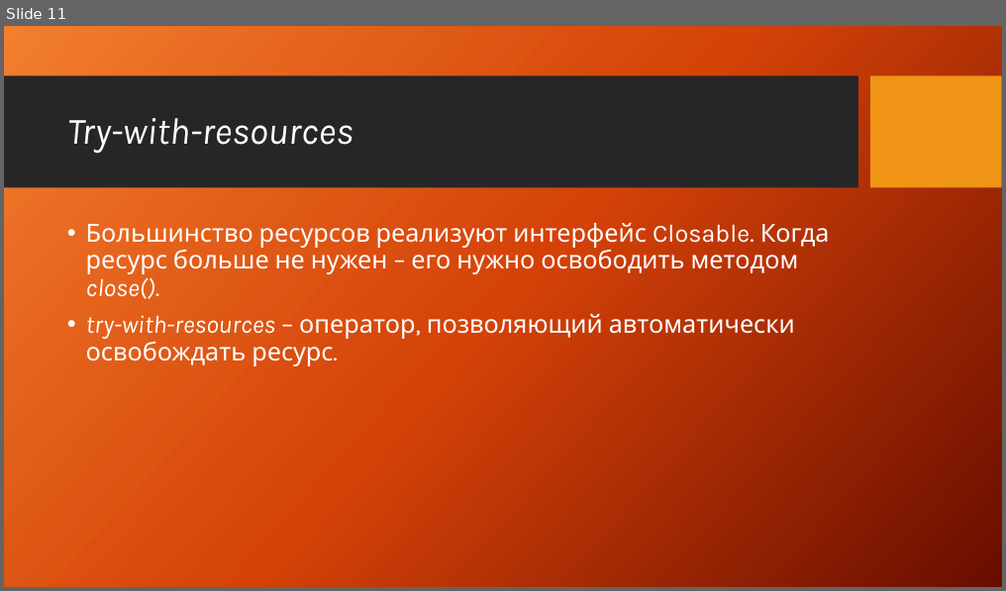
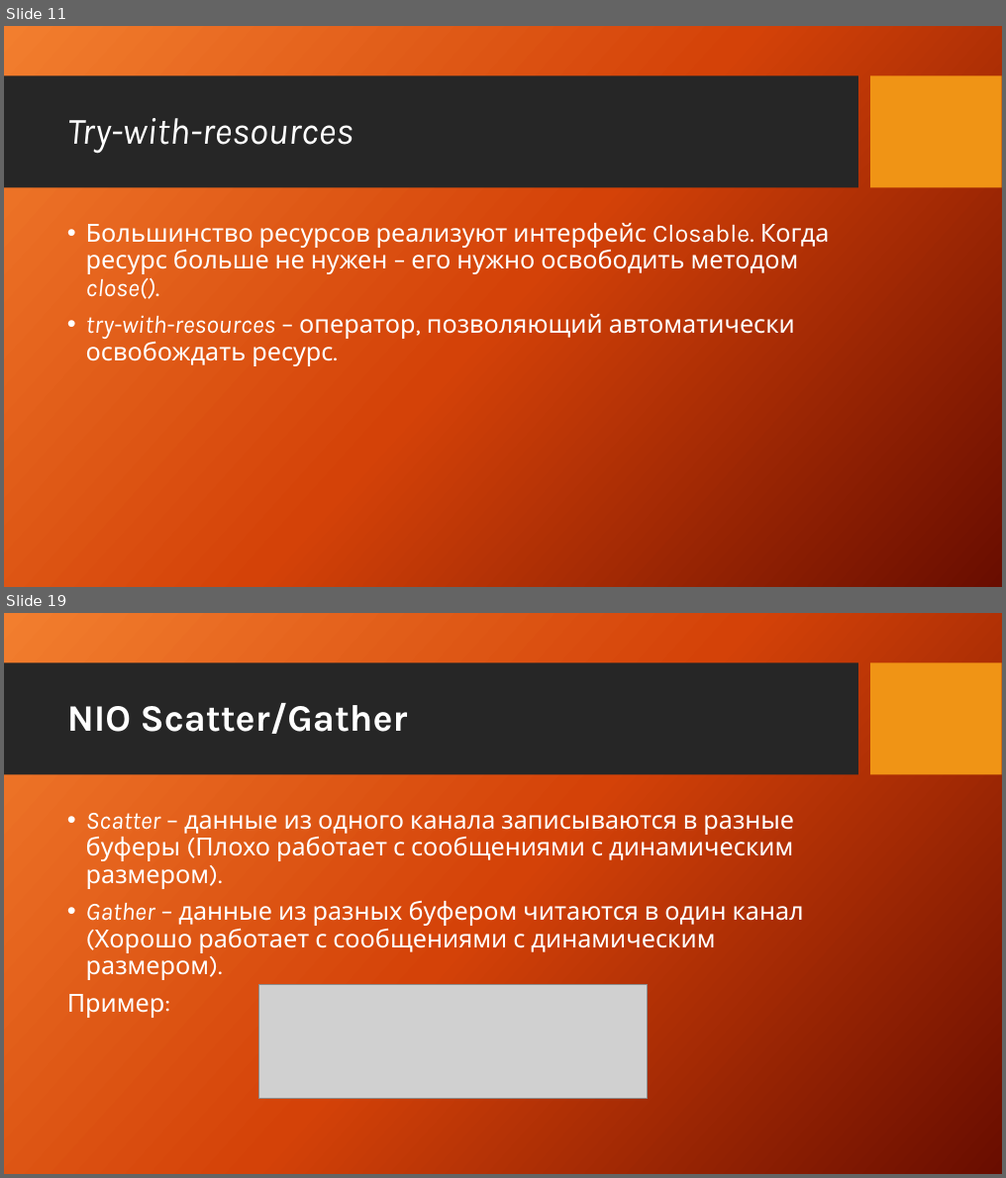
Before and after one commit to XLelarX/Courses, a slide deck: io/presentation.pptx. Shown one above the other, each under a label of ours: slide 11 before the commit, slides 11 and 19 after it; the slides between them are not shown. The pictures are 1006x591 and 1006x1178 pixels, drawn with LibreOffice and Linux fonts; fonts in the diff are those of the drawing; grey boxes stand for pictures; background and template pictures are left out. Boxes give left, top, right and bottom in pixels: in the first picture for what was removed or moved away, otherwise in the second. Text is boxed around its words. In the diff, an @@ line names an element or a change of style, - is before the commit and + after.

```diff
--- a/io/presentation.pptx
+++ b/io/presentation.pptx
@@ slide 19 added at bbox=[4, 613, 1002, 1174], background picture (left out); not listed: 2 template elements that a slide beside it also shows @@
@@ title added at bbox=[67, 703, 408, 734], 36 pt, text #FFFFFF, bold @@
+NIO Scatter/Gather
@@ text added at bbox=[67, 813, 804, 1018], 24 pt, text #FFFFFF @@
+• Scatter – данные из одного канала записываются в разные буферы (Плохо работает с сообщениями с динамическим размером).
+• Gather – данные из разных буфером читаются в один канал (Хорошо работает с сообщениями с динамическим размером).
+Пример:
@@ picture added at bbox=[259, 984, 648, 1099] @@
```
Also in this commit, not shown: 12 slides changed, 8 other slides added, 4 other files.
